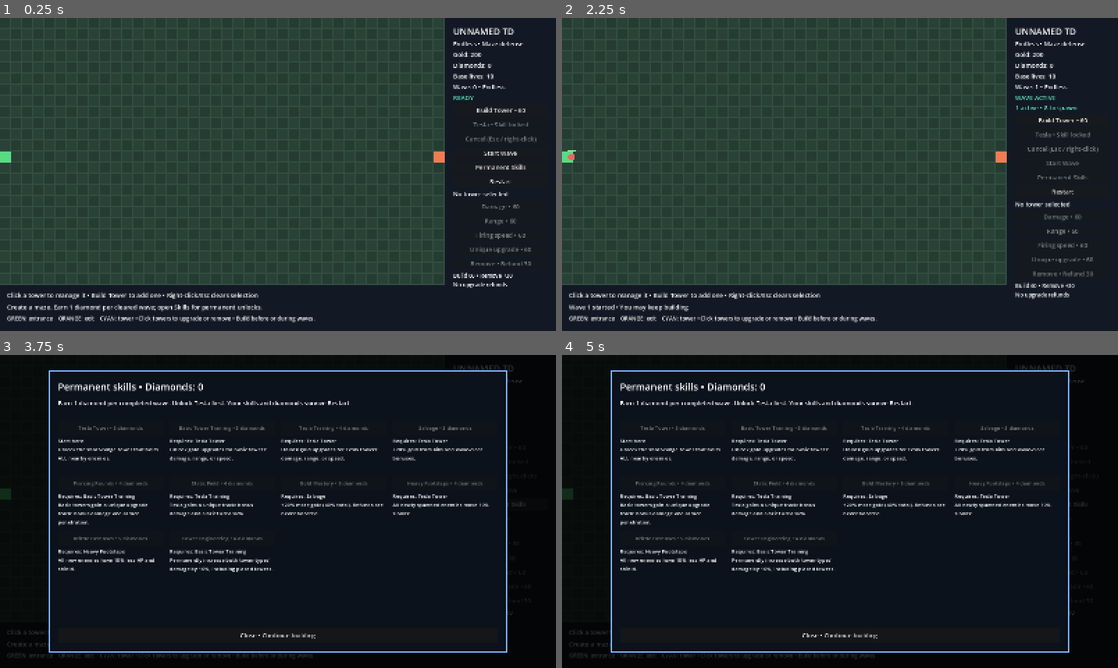
Above: before the commit, frames 1-4 (two rows, left to right).
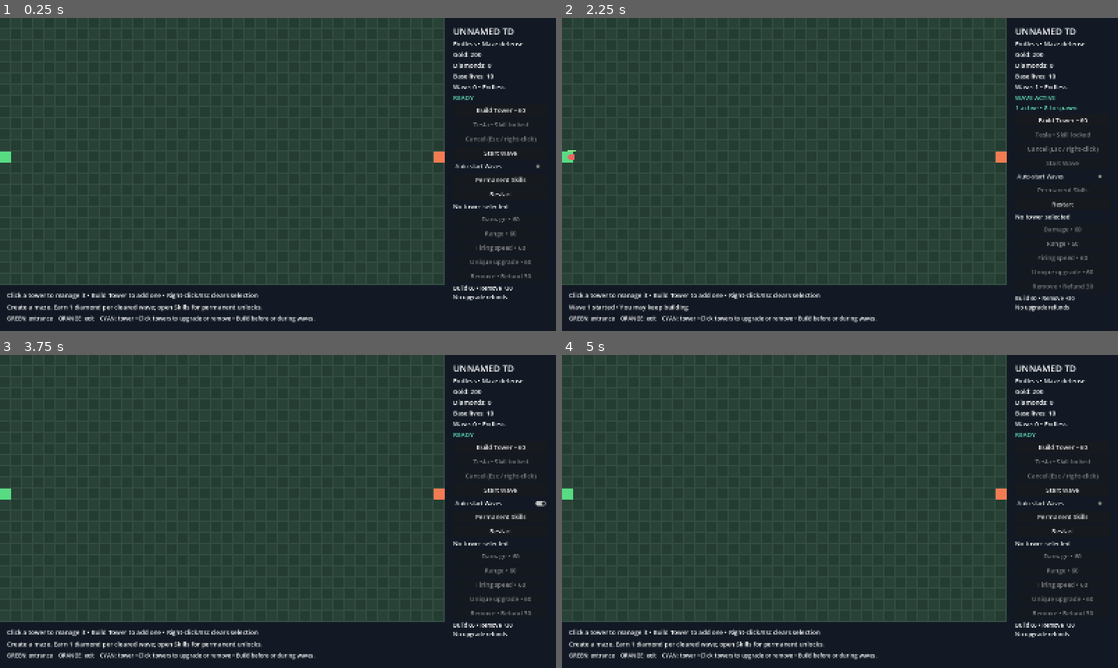
Above: after the commit, the same moments.

Repository: EdsonCK/Tower-Defense-Game
Game: Godot game, scene res://scenes/main.tscn
Two runs of this game, one before a commit and one after it. Both use one fixed random seed, a clock stepped at 60 frames per second and the inputs below.
Inputs (mouse positions are in pixels of both pictures, inside the frame that each line leads up to):
- Up to frame 1 (0.25 s): no input
- Up to frame 2 (2.25 s): click "Start Wave" at 0.5 s; click "Restart" at 1.25 s; click "Start Wave" at 2 s
- Up to frame 3 (3.75 s): click "Restart" at 2.75 s; click (500, 502) at 3.5 s, where only the run after the commit has a clickable "Auto-start Waves"
- Up to frame 4 (5 s): click "Restart" at 4.25 s

The runs differ from the first frame. In frame 1, 1.2% of the frame differs, in the area x 81-97%, y 46-91%; in frame 2, 1.3%; in frame 3, 83%, in the area x 0-100%, y 0-100%; in frame 4, 83%.

Commit message:
Add optional automatic wave progression with skill-menu pause

Diff:
--- a/scenes/main.tscn
+++ b/scenes/main.tscn
@@ -113,6 +113,12 @@
 custom_minimum_size = Vector2(0, 36)
 text = "Start Wave"
 
+[node name="AutoStart" type="CheckButton" parent="HUD/UILayout/RightPanel/Margin/Items"]
+layout_mode = 2
+theme_override_font_sizes/font_size = 16
+text = "Auto-start Waves"
+tooltip_text = "Start the first wave manually. Following waves start automatically, waiting for the skill menu to close. Resets off on Restart."
+
 [node name="Skills" type="Button" parent="HUD/UILayout/RightPanel/Margin/Items"]
 layout_mode = 2
 custom_minimum_size = Vector2(0, 36)
--- a/scripts/hud.gd
+++ b/scripts/hud.gd
@@ -5,6 +5,7 @@
 signal build_requested
 signal cancel_requested
 signal start_wave_requested
+signal auto_start_changed(enabled: bool)
 signal restart_requested
 signal upgrade_requested(track: int)
 signal tesla_requested
@@ -31,11 +32,13 @@
 @onready var build_button: Button = $RightPanel/Margin/Items/BuildTower
 @onready var cancel_button: Button = $RightPanel/Margin/Items/Cancel
 @onready var start_button: Button = $RightPanel/Margin/Items/StartWave
+@onready var auto_start_button: CheckButton = $RightPanel/Margin/Items/AutoStart
 @onready var selection_label: Label = $BottomPanel/Margin/Items/Selection
 @onready var message_label: Label = $BottomPanel/Margin/Items/Message
 
 
 func _ready() -> void:
+	auto_start_button.toggled.connect(func(enabled: bool) -> void: auto_start_changed.emit(enabled))
 	tesla_button.pressed.connect(func() -> void: tesla_requested.emit())
 	skills_button.pressed.connect(func() -> void: skills_requested.emit())
 	special_button.pressed.connect(func() -> void: upgrade_requested.emit(Tower.Upgrade.SPECIAL))
--- a/scripts/main.gd
+++ b/scripts/main.gd
@@ -14,6 +14,7 @@
 var selected_tower: Tower
 var build_kind := Tower.Kind.BASIC
 var progression: Progression
+var auto_start_waves := false
 var _run_id := ""
 var _restart_pending := false
 @export var profile_path := "user://progression.json"
@@ -41,6 +42,7 @@
 	hud.cancel_requested.connect(cancel_build)
 	hud.restart_requested.connect(restart)
 	hud.start_wave_requested.connect(start_wave)
+	hud.auto_start_changed.connect(set_auto_start_waves)
 	hud.upgrade_requested.connect(upgrade_selected_tower)
 	hud.remove_requested.connect(remove_selected_tower)
 	waves.spawn_requested.connect(_spawn_enemy)
@@ -224,6 +226,21 @@
 		_refresh_hud()
 
 
+func set_auto_start_waves(enabled: bool) -> void:
+	if is_finished() or _restart_pending:
+		return
+	auto_start_waves = enabled
+	_refresh_hud()
+	call_deferred("_try_auto_start_wave")
+
+
+func _try_auto_start_wave() -> void:
+	# Recheck after signal dispatch: menus, cancellation, defeat or restart may
+	# have intervened. start_wave() also prevents duplicate queued requests.
+	if auto_start_waves and not _restart_pending and phase == Phase.BETWEEN_WAVES and not skill_tree.visible:
+		start_wave()
+
+
 func _spawn_enemy(profile: EnemyProfile) -> void:
 	var enemy := ENEMY_SCENE.instantiate() as Enemy
 	enemy.died.connect(_on_enemy_died)
@@ -265,6 +282,8 @@
 	if wave % GameConfig.SKILL_MENU_INTERVAL == 0:
 		open_skill_tree()
 	_refresh_hud()
+	if auto_start_waves:
+		call_deferred("_try_auto_start_wave")
 
 
 func open_skill_tree() -> void:
@@ -279,6 +298,8 @@
 func close_skill_tree() -> void:
 	skill_tree.hide()
 	_refresh_hud()
+	if auto_start_waves:
+		call_deferred("_try_auto_start_wave")
 
 
 func purchase_skill(id: String) -> bool:
@@ -327,6 +348,8 @@
 		status += "\n%d active • %d to spawn" % [waves.active_count, waves.remaining_to_spawn]
 	hud.display(currency, lives, waves.current_wave, status, building, waves.can_start() and not skill_tree.visible, is_finished() or skill_tree.visible)
 	hud.display_progression(progression, phase != Phase.WAVE_ACTIVE and not is_finished(), build_kind)
+	hud.auto_start_button.set_pressed_no_signal(auto_start_waves)
+	hud.auto_start_button.disabled = is_finished() or skill_tree.visible or _restart_pending
 	var cost := GameConfig.TESLA_COST if build_kind == Tower.Kind.TESLA else GameConfig.TOWER_COST
 	var radius := GameConfig.TESLA_RANGE if build_kind == Tower.Kind.TESLA else GameConfig.TOWER_RANGE
 	board.set_build_preview(building and not skill_tree.visible, currency, cost, radius)
--- /dev/null
+++ b/tests/test_auto_start.gd
@@ -0,0 +1,107 @@
+extends SceneTree
+
+var checks := 0
+var failures := 0
+
+
+func _initialize() -> void:
+	call_deferred("_run")
+
+
+func check(condition: bool, description: String) -> void:
+	checks += 1
+	if not condition:
+		failures += 1
+		printerr("FAIL: ", description)
+
+
+func clear_current_wave(game: TDGame) -> void:
+	game.waves._process(1000.0)
+	for node in game.board.active_enemies():
+		var enemy := node as Enemy
+		enemy.take_damage(enemy.health + enemy.shield + enemy.armor)
+
+
+func _run() -> void:
+	create_timer(15.0).timeout.connect(func() -> void:
+		printerr("FAIL: auto-start suite timed out")
+		quit(1)
+	)
+	root.size = Vector2i(1600, 900)
+	var game := preload("res://scenes/main.tscn").instantiate() as TDGame
+	game.progression = Progression.new("")
+	root.add_child(game)
+	current_scene = game
+	game.waves.set_process(false)
+	game.board.process_mode = Node.PROCESS_MODE_DISABLED
+	await process_frame
+	await process_frame
+	check(not game.auto_start_waves and not game.hud.auto_start_button.button_pressed, "manual start is default")
+	game.set_auto_start_waves(true)
+	await process_frame
+	check(game.phase == TDGame.Phase.READY and game.waves.current_wave == 0, "first wave waits for manual start")
+	game.set_auto_start_waves(false)
+	game.start_wave()
+	clear_current_wave(game)
+	await process_frame
+	check(game.waves.current_wave == 1 and game.phase == TDGame.Phase.BETWEEN_WAVES, "off leaves cleared wave waiting")
+	game.set_auto_start_waves(true)
+	game.set_auto_start_waves(true)
+	game.set_auto_start_waves(false)
+	await process_frame
+	check(game.waves.current_wave == 1, "turning off cancels queued auto-starts")
+	var position := game.hud.auto_start_button.get_global_rect().get_center()
+	for pressed in [true, false]:
+		var event := InputEventMouseButton.new()
+		event.position = position
+		event.button_index = MOUSE_BUTTON_LEFT
+		event.pressed = pressed
+		root.push_input(event)
+	await process_frame
+	check(game.auto_start_waves and game.waves.current_wave == 2 and game.phase == TDGame.Phase.WAVE_ACTIVE, "actual toggle starts next waiting wave")
+	game._try_auto_start_wave()
+	game.start_wave()
+	check(game.waves.current_wave == 2, "manual and automatic requests cannot stack waves")
+	game.set_auto_start_waves(false)
+	clear_current_wave(game)
+	await process_frame
+	check(game.waves.current_wave == 2 and game.phase == TDGame.Phase.BETWEEN_WAVES, "switch off during wave stops subsequent auto-start")
+	game.set_auto_start_waves(true)
+	await process_frame
+	for wave in range(3, 6):
+		check(game.waves.current_wave == wave, "auto progression reaches wave %d" % wave)
+		clear_current_wave(game)
+		await process_frame
+	check(game.skill_tree.visible and game.waves.current_wave == 5 and game.phase == TDGame.Phase.BETWEEN_WAVES, "wave-five skill menu blocks auto progression")
+	check(game.progression.diamonds == 5 and game.hud.auto_start_button.disabled, "rewards are counted once and modal disables toggle")
+	game.close_skill_tree()
+	game.close_skill_tree()
+	await process_frame
+	check(game.waves.current_wave == 6 and game.phase == TDGame.Phase.WAVE_ACTIVE, "closing menu resumes exactly one next wave")
+	clear_current_wave(game)
+	game.open_skill_tree() # Interrupt the pending auto-start with manual skill access.
+	await process_frame
+	check(game.waves.current_wave == 6 and game.skill_tree.visible, "manually opened menu also blocks a pending start")
+	game.close_skill_tree()
+	await process_frame
+	check(game.waves.current_wave == 7, "manual menu close resumes auto-start")
+	clear_current_wave(game)
+	game._finish(TDGame.Phase.DEFEAT)
+	await process_frame
+	check(game.waves.current_wave == 7 and not game.waves.running and game.hud.auto_start_button.disabled, "defeat cancels pending progression")
+	game.restart()
+	await scene_changed
+	game = current_scene as TDGame
+	check(game.phase == TDGame.Phase.READY and game.waves.current_wave == 0 and not game.auto_start_waves and not game.hud.auto_start_button.button_pressed, "restart resets auto mode off and starts no waves")
+	game.waves.set_process(false)
+	game.board.process_mode = Node.PROCESS_MODE_DISABLED
+	game.start_wave()
+	clear_current_wave(game)
+	game.set_auto_start_waves(true)
+	game.restart()
+	await scene_changed
+	game = current_scene as TDGame
+	await process_frame
+	check(game.phase == TDGame.Phase.READY and game.waves.current_wave == 0 and not game.auto_start_waves, "restart safely discards a queued auto-start")
+	print("Auto-start: %d checks, %d failures" % [checks, failures])
+	quit(1 if failures else 0)
Not shown, added: tests/test_auto_start.gd.uid
Not shown, changed: README.md
Not shown, changed: tests/run_checks.py
